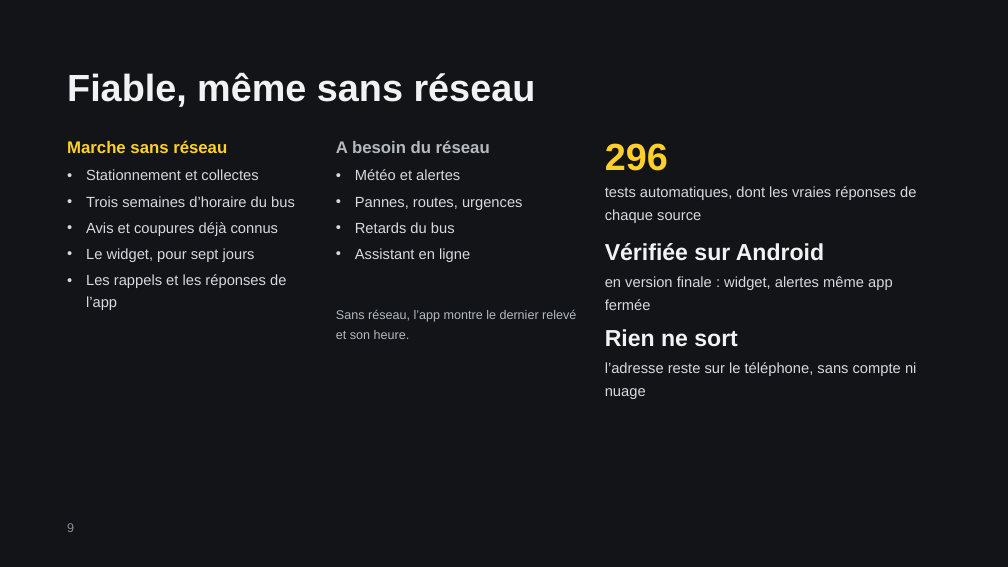
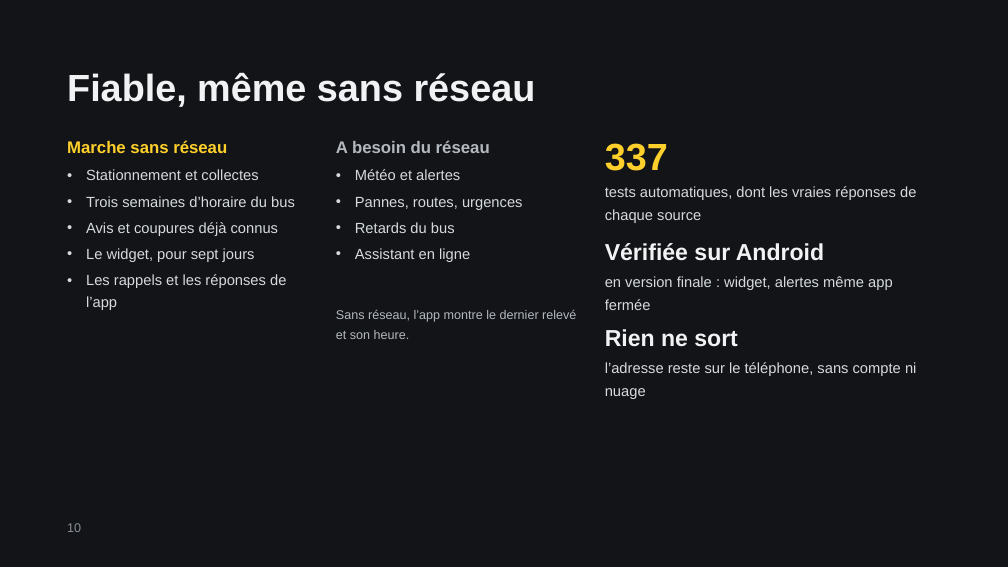
Before and after one commit to gotflo/saguenay_aujourdhui, a slide deck: slide 10 of Saguenay-Aujourdhui.pptx (slide 9 before the commit). Drawn at 1008x567 pixels with LibreOffice and Linux fonts; fonts in the diff are those of the drawing. Boxes give left, top, right and bottom in pixels: in the first picture for what was removed or moved away, otherwise in the second. Text is boxed around its words. In the diff, an @@ line names an element or a change of style, - is before the commit and + after.

Commit message:
Proches suivis, partage d'adresse, air, feux, pointes et cartes en direct
- Adresses nommées (« Chez maman », « Chalet ») : leurs avis d'eau et leurs
  pannes arrivent sous ce nom, en arrière-plan, sans les afficher.
- Partage d'une adresse par lien aujourdhui://adresse, sans compte, avec
  confirmation avant l'ajout. Le nom reste sur le téléphone qui l'a donné.
- Trois sources de plus, montrées seulement quand elles touchent l'adresse :
  qualité de l'air (ministère de l'Environnement), interdictions de feux
  (SOPFEU) et pointes d'Hydro-Québec (rappel au choix, désactivé par défaut).
- Cartes OpenStreetMap des zones d'avis d'eau et des chantiers proches, neige
  ou pluie sur la carte du haut quand il en tombe vraiment.
- Serveur : la journée d'une adresse par texto ou au téléphone (TwiML),
  et en JSON ; l'assistant répond dans la langue de la question et nomme sa
  source. Image Docker à l'heure de Saguenay.
- 337 tests (149 cœur, 40 serveur, 148 app).

```diff
--- a/Saguenay-Aujourdhui.pptx
+++ b/Saguenay-Aujourdhui.pptx
@@ text at box(605, 143, 668, 171): text changed @@
-296
+337
@@ page number at box(67, 523, 81, 532): text changed @@
-9
+10
```
Also in this commit, not shown: 2 other slides changed, 1 slide added, 44 other files.
